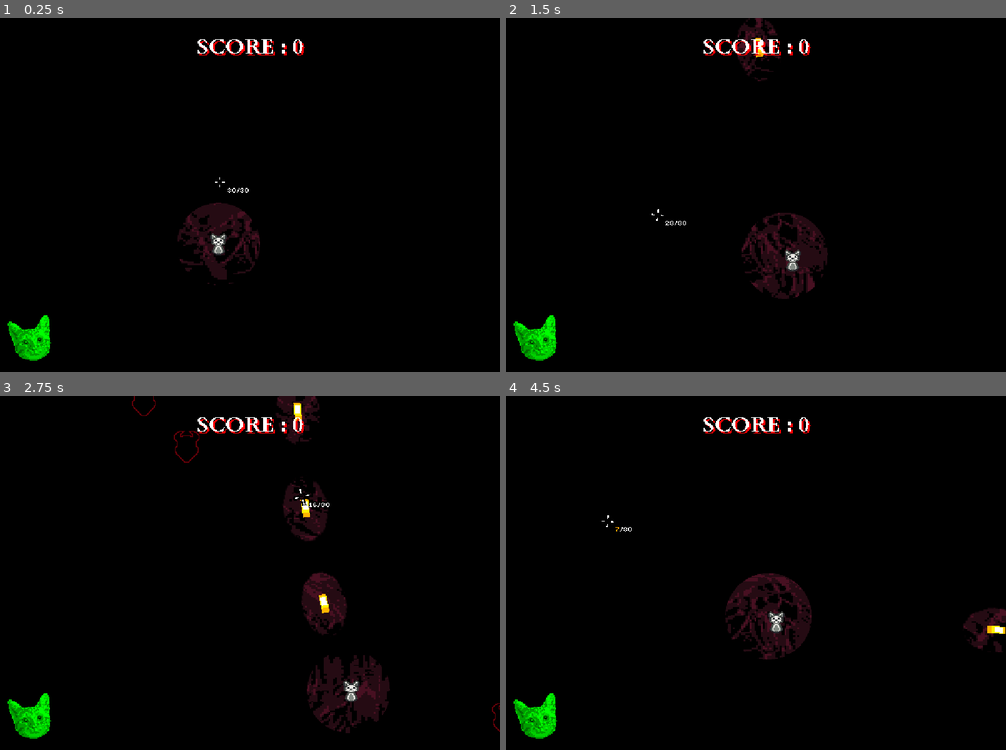
Above: before the commit, frames 1-4 (two rows, left to right).
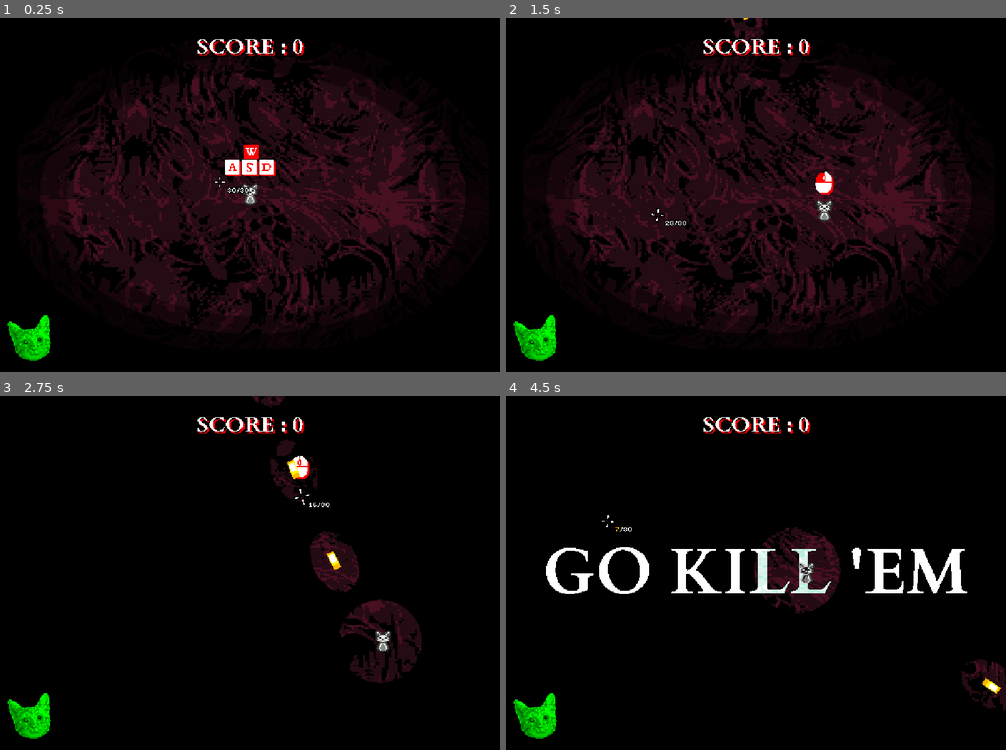
Above: after the commit, the same moments.

Repository: ThanapatrP/game-project-shooter
Game: Godot game, scene res://src/levels/main_level.tscn
Same seed, same stepped clock (60 frames per second), same inputs: the game is played once before the commit and once after it.
Inputs (mouse positions are in pixels of both pictures, inside the frame that each line leads up to):
- Up to frame 1 (0.25 s): no input
- Up to frame 2 (1.5 s): tap Enter (ui_accept) at 0.5, 0.77 s; move the mouse to (756, 46) at 0.52 s; press the mouse at (756, 46) at 0.53 s; hold D (right) 0.53-1.28 s; right-click (756, 46) at 0.8 s; move the mouse to (656, 212) at 1.27 s; release the mouse at (656, 212) at 1.28 s; hold S (down) from 1.28 s (still down); right-click (656, 212) at 1.35 s
- Up to frame 3 (2.75 s): tap Enter (ui_accept) at 1.52 s; click (150, 590) at 1.55 s; move the mouse to (300, 495) at 2.02 s; release S (down) at 2.03 s; press the mouse at (300, 495) at 2.03 s; hold D (right) from 2.03 s (still down); right-click (300, 495) at 2.3 s
- Up to frame 4 (4.5 s): move the mouse to (731, 643) at 2.77 s; release D (right) at 2.78 s; release the mouse at (731, 643) at 2.78 s; hold W (up) 2.78-3.53 s; right-click (731, 643) at 2.85 s; tap Enter (ui_accept) at 3.02, 3.77 s; click (731, 643) at 3.05 s; move the mouse to (906, 626) at 3.52 s; press the mouse at (906, 626) at 3.53 s; hold A (left) from 3.53 s (still down); right-click (906, 626) at 3.8 s; move the mouse to (606, 519) at 4.27 s; release the mouse at (606, 519) at 4.28 s; right-click (606, 519) at 4.35 s

The runs differ from the first frame. In frame 1, 30% of the frame differs, in the area x 8-94%, y 10-90%; in frame 2, 30%; in frame 3, 7.4%; in frame 4, 8.2%.

Commit message:
add little tutorial

Diff:
--- a/src/characters/enemy/enemy.gd
+++ b/src/characters/enemy/enemy.gd
@@ -3,6 +3,8 @@
 
 var spd = 40
 var hp = 100
+
+var damage = 10
 
 var follow = null
 
@@ -10,6 +12,9 @@
 
 var kb_mult = 3
 var apply_knockback = true
+
+func _enter_tree() -> void:
+	add_to_group("Enemy")
 
 func apply_vel(to_glob_pos : Vector2):
 	velocity = lerp(velocity, global_position.direction_to(to_glob_pos) * spd, 0.1)
--- a/src/characters/enemy/running_enemy.gd
+++ b/src/characters/enemy/running_enemy.gd
@@ -3,6 +3,7 @@
 var flashing_t = -1.0
 
 func _ready() -> void:
+	damage = 20
 	kb_mult = 2.5
 	$PositionMarker.self_modulate.a = 1.0
 
--- a/src/characters/player/player.gd
+++ b/src/characters/player/player.gd
@@ -18,7 +18,7 @@
 var MAX_HP = 100.0
 var hp = 100.0
 var invin = -1.0
-
+var DEF_INVIN = 3.0
 
 # Shoot stuff
 var DEF_SHOOT_CD = 0.1
@@ -53,6 +53,7 @@
 @onready var gun_audio_stream : AudioStreamPlayer = $GunAudioStream
 @onready var reload_audio_player : AudioStreamPlayer = $ReloadAudioStream
 @onready var reload_loop_audio_player : AudioStreamPlayer = $ReloadingAudioStream
+@onready var hitbox : Area2D = $Hitbox
 
 func _enter_tree() -> void:
 	Global.player = self
@@ -142,18 +143,25 @@
 		reload_loop_audio_player.playing = (reload_cd > 0.0)
 
 	# On hit
-	if $Hitbox.get_overlapping_bodies().size() > 0 and invin <= 0.0:
-		if Global.hurt_overlay:
-			Global.hurt_overlay.start()
-
-		if Global.camera:
-			Global.camera.shake(0.5, 15)
-			Global.hp_indicator.shake()
-
-		hp -= 30
-		invin = 3.0
-
-		Global.hp_indicator.set_progress(hp / MAX_HP)
+	if hitbox.get_overlapping_bodies().size() > 0 and invin <= 0.0:
+		if hitbox.get_overlapping_bodies()[0] is Enemy:
+			hp -= hitbox.get_overlapping_bodies()[0].damage
+			invin = DEF_INVIN
+
+			if Global.hurt_overlay:
+				Global.hurt_overlay.start()
+
+			if Global.camera:
+				Global.camera.shake(0.5, 15)
+
+			if Global.hp_indicator:
+				Global.hp_indicator.shake()
+
+			Global.hp_indicator.set_progress(hp / MAX_HP)
+
+			if hp <= 0.0 and Global.main_level:
+				Global.main_level.restart()
+				queue_free()
 
 	if hp > MAX_HP:
 		hp = MAX_HP
@@ -163,7 +171,6 @@
 		invin -= delta
 	else:
 		modulate.a = 1
-
 
 
 func _physics_process(delta):
--- a/src/levels/main_level.gd
+++ b/src/levels/main_level.gd
@@ -1,10 +1,32 @@
 extends Node2D
+
+# TUTORIAL
+enum TUTORIAL_STATE{
+	MOVEMENT,
+	SHOOT,
+	LIGHT
+}
+var curr_tutorial_state = TUTORIAL_STATE.MOVEMENT
+var player_complete_step = false
+
+var wasd_sprite_frame : SpriteFrames = preload("res://src/ui/tutorial/sprite_frame/wasd_sprite_frame.tres")
+var m1_sprite_frame : SpriteFrames = preload("res://src/ui/tutorial/sprite_frame/m1_sprite_frame.tres")
+var m2_sprite_frame : SpriteFrames = preload("res://src/ui/tutorial/sprite_frame/m2_sprite_frame.tres")
+
+@onready var generic_label : RichTextLabel = $GenericLabel
+@onready var generic_sprite : AnimatedSprite2D = $GenericSprite
+
+@onready var center_light : Light2D = $CenterLight
+
 
 
 func _ready() -> void:
 	# setup singleton node ref
 	Global.main_level = self
 	Global.invert_text = $UILayer/InvertText
+
+	$Spawner.set_physics_process(false)
+	$Spawner.set_process(false)
 
 func _exit_tree() -> void:
 	Global.main_level = null
@@ -15,4 +37,99 @@
 	$UILayer/InvertText/AnimationPlayer.speed_scale = 1.0 / Engine.time_scale
 	if Global.debug:
 		pass
-		print($UILayer/InvertText.visible)
+		# print($UILayer/InvertText.visible)
+
+	tutorial_queue()
+
+func restart():
+	$Spawner.queue_free()
+
+	await get_tree().create_timer(2).timeout
+
+	get_tree().reload_current_scene()
+	pass
+
+func tutorial_queue():
+	match curr_tutorial_state:
+		TUTORIAL_STATE.MOVEMENT:
+			if !player_complete_step:
+				generic_sprite.visible = true
+			generic_sprite.sprite_frames = wasd_sprite_frame
+			if !generic_sprite.is_playing():
+				generic_sprite.play("default")
+			if Global.player:
+				generic_sprite.global_position = Global.player.global_position + Vector2(-28, -57)
+
+			if (Input.is_action_just_pressed("right") or
+				Input.is_action_just_pressed("left") or
+				Input.is_action_just_pressed("up") or
+				Input.is_action_just_pressed("down")) and !player_complete_step:
+
+					player_complete_step = true
+
+					generic_sprite.visible = false
+					await get_tree().create_timer(0.5).timeout
+
+					curr_tutorial_state = TUTORIAL_STATE.SHOOT
+
+					player_complete_step = false
+
+		TUTORIAL_STATE.SHOOT:
+			if !player_complete_step:
+				generic_sprite.visible = true
+			generic_sprite.sprite_frames = m1_sprite_frame
+
+			if !generic_sprite.is_playing():
+				generic_sprite.play("default")
+			if Global.player:
+				generic_sprite.global_position = Global.player.global_position + Vector2(-10, -43)
+
+			if Input.is_action_just_pressed("m1") and !player_complete_step:
+				player_complete_step = true
+
+				generic_sprite.visible = false
+				await get_tree().create_timer(0.4).timeout
+
+				var tween := create_tween()
+				tween.set_ease(Tween.EASE_IN_OUT)
+				tween.set_trans(Tween.TRANS_SINE)
+				tween.tween_property(center_light, "scale", Vector2(), 0.7)
+
+				await tween.finished
+
+				curr_tutorial_state = TUTORIAL_STATE.LIGHT
+
+				player_complete_step = false
+
+		TUTORIAL_STATE.LIGHT:
+			if !player_complete_step:
+				generic_sprite.visible = true
+			generic_sprite.sprite_frames = m2_sprite_frame
+
+			if !generic_sprite.is_playing():
+				generic_sprite.play("default")
+			if Global.player:
+				generic_sprite.global_position = get_global_mouse_position() + Vector2(-10, -43)
+
+			if Input.is_action_just_pressed("m2") and !player_complete_step:
+				player_complete_step = true
+
+				generic_sprite.visible = false
+				await get_tree().create_timer(0.4).timeout
+
+				if Global.invert_text:
+					generic_sprite.visible = false
+
+					Global.invert_text.get_node("AnimationPlayer").play("KillEm")
+					await Global.invert_text.get_node("AnimationPlayer").animation_finished
+
+					Global.invert_text.visible = false
+
+				$Spawner.set_physics_process(true)
+				$Spawner.set_process(true)
+
+				$Spawner.curr_spawn_t = 1
+
+				curr_tutorial_state = -1
+
+				player_complete_step = false
--- a/src/levels/main_level.tscn
+++ b/src/levels/main_level.tscn
@@ -10,10 +10,29 @@
 [ext_resource type="Script" uid="uid://cpfugg5pyr134" path="res://src/ui/score_label.gd" id="8_ywe2d"]
 [ext_resource type="Texture2D" uid="uid://bdfs3bbusy52" path="res://asset/ui/ui_overlays/cat_hurts_overlay.png" id="9_tygi3"]
 [ext_resource type="Script" uid="uid://benpvdb4y2nyl" path="res://src/ui/hurt_overlay.gd" id="10_twkqo"]
-[ext_resource type="Shader" path="res://src/shader/invert_text.gdshader" id="11_3ksew"]
+[ext_resource type="Shader" uid="uid://h5vycgvjqly1" path="res://src/shader/invert_text.gdshader" id="11_3ksew"]
 [ext_resource type="PackedScene" uid="uid://c8opr81murdxm" path="res://src/ui/card_layer.tscn" id="11_av45r"]
 [ext_resource type="FontFile" uid="uid://cq720iumon812" path="res://asset/ui/Cardo-Bold.ttf" id="11_fvmyw"]
 [ext_resource type="PackedScene" uid="uid://cwsp1ptrx6men" path="res://src/ui/hp_indicator.tscn" id="12_av45r"]
+
+[sub_resource type="Gradient" id="Gradient_bxhu7"]
+interpolation_mode = 1
+offsets = PackedFloat32Array(0.251082, 0.367965, 0.558442, 0.638743, 0.735931)
+colors = PackedColorArray(1, 1, 1, 1, 1, 1, 1, 1, 1, 1, 1, 0.592157, 1, 1, 1, 0.231373, 0, 0, 0, 0)
+
+[sub_resource type="GradientTexture2D" id="GradientTexture2D_3ksew"]
+gradient = SubResource("Gradient_bxhu7")
+width = 256
+height = 256
+fill = 1
+fill_from = Vector2(0.5, 0.5)
+fill_to = Vector2(0, 1)
+
+[sub_resource type="CanvasItemMaterial" id="CanvasItemMaterial_acb5s"]
+light_mode = 1
+
+[sub_resource type="CanvasItemMaterial" id="CanvasItemMaterial_3ksew"]
+light_mode = 1
 
 [sub_resource type="CanvasItemMaterial" id="CanvasItemMaterial_tygi3"]
 light_mode = 1
@@ -76,8 +95,57 @@
 "values": [false]
 }
 
+[sub_resource type="Animation" id="Animation_ul4kp"]
+resource_name = "KillEm"
+length = 1.33334
+tracks/0/type = "value"
+tracks/0/imported = false
+tracks/0/enabled = true
+tracks/0/path = NodePath(".:text")
+tracks/0/interp = 1
+tracks/0/loop_wrap = true
+tracks/0/keys = {
+"times": PackedFloat32Array(0, 0.1, 0.5, 0.6, 1, 1.1),
+"transitions": PackedFloat32Array(1, 1, 1, 1, 1, 1),
+"update": 1,
+"values": ["[shake rate=30.0 level=100]GO[/shake][color=transparent] KILL 'EM", "GO[color=transparent] KILL 'EM", "GO [shake rate=30 level=100]KILL[color=transparent] 'EM", "GO KILL[color=transparent] 'EM", "GO KILL [shake rate=30 level=100]'EM", "GO KILL 'EM"]
+}
+tracks/1/type = "value"
+tracks/1/imported = false
+tracks/1/enabled = true
+tracks/1/path = NodePath(".:visible")
+tracks/1/interp = 1
+tracks/1/loop_wrap = true
+tracks/1/keys = {
+"times": PackedFloat32Array(0, 1.33333),
+"transitions": PackedFloat32Array(1, 1),
+"update": 1,
+"values": [true, false]
+}
+tracks/2/type = "method"
+tracks/2/imported = false
+tracks/2/enabled = true
+tracks/2/path = NodePath("%Camera2D")
+tracks/2/interp = 1
+tracks/2/loop_wrap = true
+tracks/2/keys = {
+"times": PackedFloat32Array(0, 0.5, 1),
+"transitions": PackedFloat32Array(1, 1, 1),
+"values": [{
+"args": [0.2, 30.0],
+"method": &"shake"
+}, {
+"args": [0.2, 30.0],
+"method": &"shake"
+}, {
+"args": [0.2, 30.0],
+"method": &"shake"
+}]
+}
+
 [sub_resource type="AnimationLibrary" id="AnimationLibrary_acb5s"]
 _data = {
+&"KillEm": SubResource("Animation_ul4kp"),
 &"LevelUpBlink": SubResource("Animation_3ksew"),
 &"RESET": SubResource("Animation_acb5s")
 }
@@ -108,13 +176,39 @@
 
 [node name="Player" parent="." instance=ExtResource("1_b6xw5")]
 unique_name_in_owner = true
-position = Vector2(240, 249)
+position = Vector2(275, 194)
 
 [node name="CanvasModulate" type="CanvasModulate" parent="."]
 color = Color(0, 0, 0, 1)
 
 [node name="Spawner" type="Node" parent="."]
 script = ExtResource("2_ctyfj")
+
+[node name="CenterLight" type="PointLight2D" parent="."]
+position = Vector2(278, 194)
+scale = Vector2(2.02946, 1.33243)
+blend_mode = 2
+shadow_enabled = true
+texture = SubResource("GradientTexture2D_3ksew")
+
+[node name="GenericSprite" type="AnimatedSprite2D" parent="."]
+material = SubResource("CanvasItemMaterial_acb5s")
+position = Vector2(265, 151)
+centered = false
+
+[node name="GenericLabel" type="RichTextLabel" parent="."]
+material = SubResource("CanvasItemMaterial_3ksew")
+clip_contents = false
+offset_left = -112.0
+offset_top = 125.0
+offset_right = 130.0
+offset_bottom = 192.0
+theme_override_colors/default_color = Color(1, 1, 1, 1)
+theme_override_colors/font_shadow_color = Color(1, 0, 0, 1)
+theme_override_fonts/normal_font = ExtResource("11_fvmyw")
+bbcode_enabled = true
+text = "TEST"
+scroll_active = false
 
 [node name="UILayer" type="CanvasLayer" parent="."]
 
@@ -182,6 +276,7 @@
 }
 
 [node name="CardLayer" parent="." instance=ExtResource("11_av45r")]
+visible = false
 
 [node name="CursorLayer" type="CanvasLayer" parent="."]
 layer = 3
--- a/src/levels/spawner.gd
+++ b/src/levels/spawner.gd
@@ -9,7 +9,7 @@
 
 func _ready() -> void:
 	randomize()
-	curr_spawn_t = randf_range(spawn_cd.get(0), spawn_count.get(1))
+	curr_spawn_t = INF
 
 func _physics_process(delta: float) -> void:
 	curr_spawn_t -= delta
--- a/src/ui/card_layer.gd
+++ b/src/ui/card_layer.gd
@@ -43,6 +43,7 @@
 		if Input.is_action_just_pressed("m1") and hovering_card != null and selected == false:
 			if hovering_card.curse != null and Global.player != null:
 				hovering_card.curse.apply(Global.player)
+				Global.player_card += 1
 
 				# JUICE
 				hovering_card.flash()
--- /dev/null
+++ b/src/ui/tutorial/sprite_frame/m1_sprite_frame.tres
@@ -0,0 +1,25 @@
+[gd_resource type="SpriteFrames" load_steps=4 format=3 uid="uid://dt7dxkdlgsl4p"]
+
+[ext_resource type="Texture2D" uid="uid://tyvw82symkvo" path="res://asset/ui/tutorial/m1_sheet.png" id="1_je0gu"]
+
+[sub_resource type="AtlasTexture" id="AtlasTexture_ul4kp"]
+atlas = ExtResource("1_je0gu")
+region = Rect2(0, 0, 20, 25)
+
+[sub_resource type="AtlasTexture" id="AtlasTexture_ymoru"]
+atlas = ExtResource("1_je0gu")
+region = Rect2(20, 0, 20, 25)
+
+[resource]
+animations = [{
+"frames": [{
+"duration": 1.0,
+"texture": SubResource("AtlasTexture_ul4kp")
+}, {
+"duration": 1.0,
+"texture": SubResource("AtlasTexture_ymoru")
+}],
+"loop": true,
+"name": &"default",
+"speed": 3.0
+}]
--- /dev/null
+++ b/src/ui/tutorial/sprite_frame/m2_sprite_frame.tres
@@ -0,0 +1,25 @@
+[gd_resource type="SpriteFrames" load_steps=4 format=3 uid="uid://bgspaqiumqhfk"]
+
+[ext_resource type="Texture2D" uid="uid://cfgvqj6suwx0u" path="res://asset/ui/tutorial/m2_sheet.png" id="1_v11hr"]
+
+[sub_resource type="AtlasTexture" id="AtlasTexture_ul4kp"]
+atlas = ExtResource("1_v11hr")
+region = Rect2(0, 0, 20, 25)
+
+[sub_resource type="AtlasTexture" id="AtlasTexture_ymoru"]
+atlas = ExtResource("1_v11hr")
+region = Rect2(20, 0, 20, 25)
+
+[resource]
+animations = [{
+"frames": [{
+"duration": 1.0,
+"texture": SubResource("AtlasTexture_ul4kp")
+}, {
+"duration": 1.0,
+"texture": SubResource("AtlasTexture_ymoru")
+}],
+"loop": true,
+"name": &"default",
+"speed": 3.0
+}]
--- /dev/null
+++ b/src/ui/tutorial/sprite_frame/wasd_sprite_frame.tres
@@ -0,0 +1,39 @@
+[gd_resource type="SpriteFrames" load_steps=6 format=3 uid="uid://71g3m64tc3fs"]
+
+[ext_resource type="Texture2D" uid="uid://dvv5taj8m6x3v" path="res://asset/ui/tutorial/wasd_sheet.png" id="1_2lskk"]
+
+[sub_resource type="AtlasTexture" id="AtlasTexture_ymoru"]
+atlas = ExtResource("1_2lskk")
+region = Rect2(56, 0, 56, 37)
+
+[sub_resource type="AtlasTexture" id="AtlasTexture_lni2v"]
+atlas = ExtResource("1_2lskk")
+region = Rect2(112, 0, 56, 37)
+
+[sub_resource type="AtlasTexture" id="AtlasTexture_gcuqk"]
+atlas = ExtResource("1_2lskk")
+region = Rect2(168, 0, 56, 37)
+
+[sub_resource type="AtlasTexture" id="AtlasTexture_fds8a"]
+atlas = ExtResource("1_2lskk")
+region = Rect2(224, 0, 56, 37)
+
+[resource]
+animations = [{
+"frames": [{
+"duration": 1.0,
+"texture": SubResource("AtlasTexture_ymoru")
+}, {
+"duration": 1.0,
+"texture": SubResource("AtlasTexture_lni2v")
+}, {
+"duration": 1.0,
+"texture": SubResource("AtlasTexture_gcuqk")
+}, {
+"duration": 1.0,
+"texture": SubResource("AtlasTexture_fds8a")
+}],
+"loop": true,
+"name": &"default",
+"speed": 3.0
+}]
--- a/src/util/global.gd
+++ b/src/util/global.gd
@@ -24,6 +24,8 @@
 var next_stack_mult = 1.0
 const DEF_NEXT_CARD_SCORE = 500
 const DEF_NEXT_STACK_MULT = 1.2
+
+var player_card = 0
 
 # Signals
 signal pause
@@ -75,6 +77,7 @@
 	next_card_score = DEF_NEXT_CARD_SCORE
 	score_stack = 0
 	next_stack_mult = DEF_NEXT_STACK_MULT
+	player_card = 0
 
 # save load stuff
 func load_data():
Binary file added: asset/ui/tutorial/m1_sheet.png
Not shown, added: asset/ui/tutorial/m1_sheet.png.import
Binary file added: asset/ui/tutorial/m2_sheet.png
Not shown, added: asset/ui/tutorial/m2_sheet.png.import
Binary file added: asset/ui/tutorial/wasd_sheet.png
Not shown, added: asset/ui/tutorial/wasd_sheet.png.import
Not shown: 1 places in src/characters/player/player.tscn that only renumber resources
Not shown: 1 places in src/levels/main_level.tscn that only renumber resources
Not shown: 1 places in src/ui/card_layer.tscn that only renumber resources
